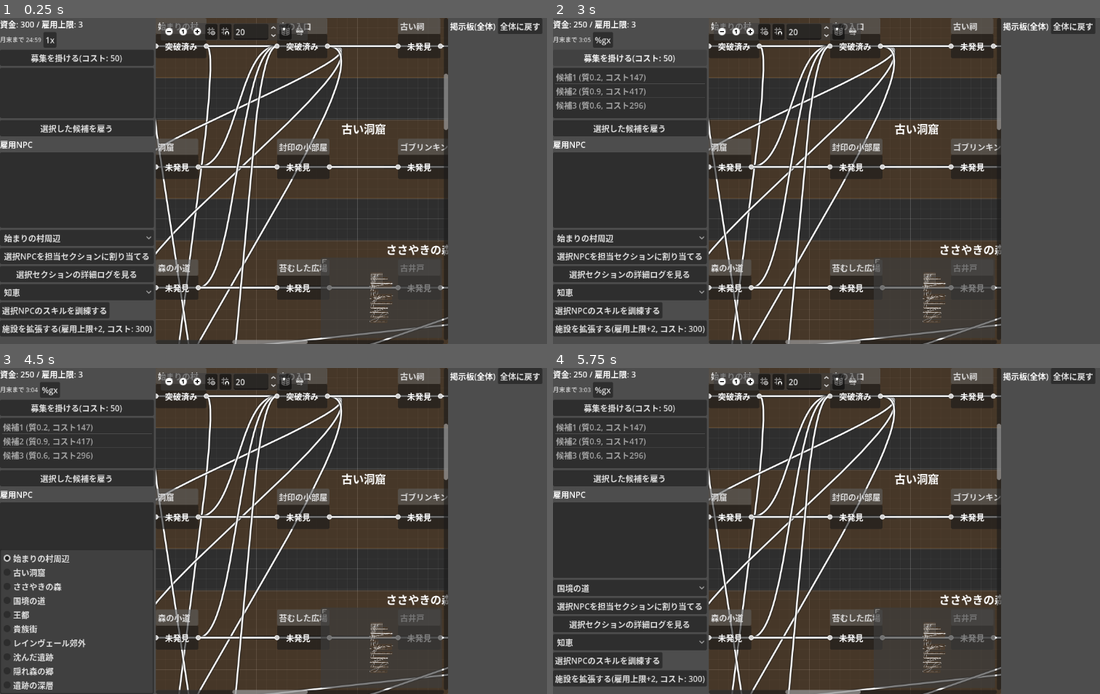
Above: before the commit, frames 1-4 (two rows, left to right).
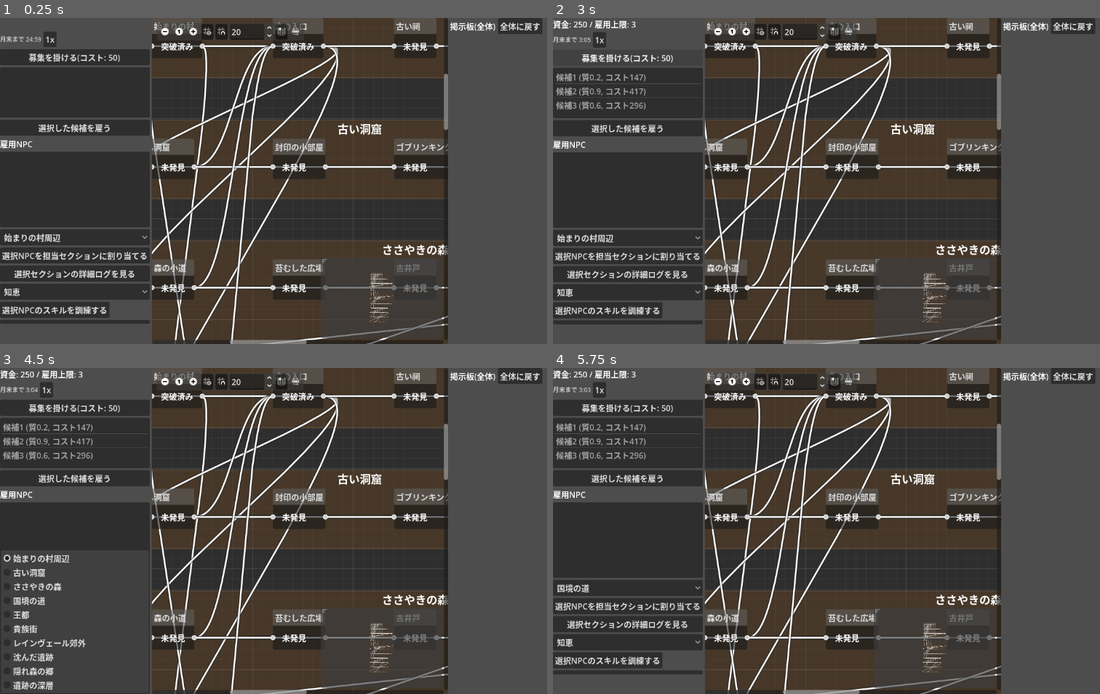
Above: after the commit, the same moments.

Repository: theronium/WorldSeeker
Game: Godot game, scene res://scenes/main.tscn
Two runs of this game, one before a commit and one after it. Both use one fixed random seed, a clock stepped at 60 frames per second and the inputs below.
Inputs:
- Up to frame 1 (0.25 s): no input
- Up to frame 2 (3 s): click "1x" at 0.5 s; click "%gx" (after the commit: "1x") at 1.25 s; click "%gx" (after the commit: "1x") at 2 s; click "募集を掛ける(コスト: 50)" at 2.75 s
- Up to frame 3 (4.5 s): click "選択した候補を雇う" at 3.5 s; click "始まりの村周辺" at 4.25 s
- Up to frame 4 (5.75 s): click "選択NPCを担当セクションに割り当てる" at 5 s

The runs differ from the first frame. In frame 1, 13% of the frame differs, in the area x 0-82%, y 0-100%; in frame 2, 11%; in frame 3, 9.4%; in frame 4, 11%.
Error after the commit: Parse Error: Could not find type "SQLite" in the current scope. (res://scripts/save_system.gd:20)

Commit message:
Migrate save/load from JSON to GDSQLite
Adds the godot-sqlite GDExtension (Windows x86_64 binaries only, to
keep the repo lean) and rewrites save_system.gd to persist play state
in a proper SQLite schema instead of a hand-rolled JSON file: meta
(scalars), npcs/npc_traits/npc_skills/npc_inventory (normalized, no
JSON blobs), world_progress, and board_entries/board_threads/
board_thread_entries. Each save clears and re-inserts inside a
transaction. Reuses the save_state()/load_state() accessors added in
the previous JSON-based commit unchanged, since those already decouple
the domain objects (Npcs/WorldMap/Board) from the storage format.

Scope: only the save-state persistence design.md 8.2 describes is
migrated. The static world content in world_data.gd (8.1) and the
unimplemented replay action log stay as future work.

Verified with a multi-NPC, multi-section in-place simulation (bloodline
traits, inventory, skill levels, world progress, and board threads all
round-trip exactly through save/load), then reverted the diagnostic
code. Confirmed clean headless compile before and after.

Co-Authored-By: Claude Sonnet 5 <noreply@anthropic.com>

Diff:
--- a/godot/project.godot
+++ b/godot/project.godot
@@ -14,6 +14,10 @@
 run/main_scene="res://scenes/main.tscn"
 config/features=PackedStringArray("4.7", "Forward Plus")
 
+[editor_plugins]
+
+enabled=PackedStringArray("res://addons/godot-sqlite/plugin.cfg")
+
 [autoload]
 
 TimeSystem="*res://scripts/time_system.gd"
--- a/godot/scripts/save_system.gd
+++ b/godot/scripts/save_system.gd
@@ -1,46 +1,179 @@
 extends Node
-# ワールドの進行状態を保存・復元する。GDSQLite移行までの暫定としてJSONファイル保存
-# を使う(docs/design.md 10章)。GodotのJSON.parse_stringは数値を必ずfloatで返し、
-# Dictionaryキーも全て文字列になるため、int型で使っている値/キーは明示的に復元する。
+# ワールドの進行状態をSQLite(addons/godot-sqlite)で保存・復元する(docs/design.md 8.2/10章)。
+#
+# 保存対象は「プレイ進行状態」のみ(資金・NPC名簿・ワールド探索の発見/突破状態・掲示板ログ)。
+# ワールドスキーマそのもの(エリア/セクション/フロア/ゲート/イベント台本の定義)は
+# 引き続き`world_data.gd`が開発時コンテンツとして担当する(design.md 8.1の想定通り、
+# 将来そちらをDB化する場合はこのファイルとは別のテーブル/読み込み経路になる)。
+#
+# 保存のたびに全テーブルをDELETEしてから現在の状態を丸ごと再INSERTする(差分更新はしない)。
+# npc_id/skillなどint型のキーはSQLiteのINTEGERカラムに素のint/floatとしてバインドしており、
+# JSON保存で問題になった「数値が全てfloat化・キーが全て文字列化される」事象は発生しない。
 
-const SAVE_PATH := "user://worldseeker_save.json"
+const SAVE_PATH := "user://worldseeker_save.sqlite"
+
+const TABLES := [
+	"meta", "npcs", "npc_traits", "npc_skills", "npc_inventory",
+	"world_progress", "board_entries", "board_threads", "board_thread_entries",
+]
+
+func _ensure_schema(db: SQLite) -> void:
+	db.query("CREATE TABLE IF NOT EXISTS meta (key TEXT PRIMARY KEY, value)")
+	db.query("""CREATE TABLE IF NOT EXISTS npcs (
+		id INTEGER PRIMARY KEY, name TEXT, hp REAL, max_hp REAL, status INTEGER,
+		assigned_section TEXT, combat_hp_threshold REAL, combat_action INTEGER, recovering_until_day INTEGER
+	)""")
+	db.query("CREATE TABLE IF NOT EXISTS npc_traits (npc_id INTEGER, trait_key TEXT, trait_value TEXT, PRIMARY KEY (npc_id, trait_key))")
+	db.query("CREATE TABLE IF NOT EXISTS npc_skills (npc_id INTEGER, skill INTEGER, level INTEGER, exp INTEGER, PRIMARY KEY (npc_id, skill))")
+	db.query("CREATE TABLE IF NOT EXISTS npc_inventory (npc_id INTEGER, item_id TEXT, PRIMARY KEY (npc_id, item_id))")
+	db.query("CREATE TABLE IF NOT EXISTS world_progress (node_id TEXT PRIMARY KEY, found INTEGER, passed INTEGER)")
+	db.query("CREATE TABLE IF NOT EXISTS board_entries (seq INTEGER PRIMARY KEY AUTOINCREMENT, day INTEGER, text TEXT, importance INTEGER, source TEXT)")
+	db.query("CREATE TABLE IF NOT EXISTS board_threads (thread_id TEXT PRIMARY KEY, title TEXT)")
+	db.query("CREATE TABLE IF NOT EXISTS board_thread_entries (seq INTEGER PRIMARY KEY AUTOINCREMENT, thread_id TEXT, day INTEGER, text TEXT, importance INTEGER, source TEXT)")
 
 func save_game() -> void:
-	var data := {
+	var db := SQLite.new()
+	db.path = SAVE_PATH
+	if not db.open_db():
+		return
+	_ensure_schema(db)
+	db.query("BEGIN TRANSACTION")
+	for table in TABLES:
+		db.query("DELETE FROM %s" % table)
+
+	var meta := {
 		"funds": Economy.funds,
 		"employ_cap": Economy.employ_cap,
 		"facility_level": Economy.facility_level,
 		"current_day": TimeSystem.current_day,
 		"current_month": TimeSystem.current_month,
-		"is_paused": TimeSystem.is_paused,
+		"is_paused": 1 if TimeSystem.is_paused else 0,
 		"speed_multiplier": TimeSystem.speed_multiplier,
-		"npcs": Npcs.save_state(),
-		"board": Board.save_state(),
-		"world_progress": WorldMap.save_progress(),
 	}
-	var file := FileAccess.open(SAVE_PATH, FileAccess.WRITE)
-	if file == null:
-		return
-	file.store_string(JSON.stringify(data))
+	var npc_data: Dictionary = Npcs.save_state()
+	meta["npc_next_id"] = npc_data["next_id"]
+	for key in meta.keys():
+		db.query_with_bindings("INSERT INTO meta (key, value) VALUES (?, ?)", [key, meta[key]])
+
+	var roster: Dictionary = npc_data["roster"]
+	for npc_id in roster.keys():
+		var npc: Dictionary = roster[npc_id]
+		db.query_with_bindings(
+			"""INSERT INTO npcs (id, name, hp, max_hp, status, assigned_section, combat_hp_threshold, combat_action, recovering_until_day)
+			VALUES (?, ?, ?, ?, ?, ?, ?, ?, ?)""",
+			[npc_id, npc["name"], npc["hp"], npc["max_hp"], npc["status"], npc["assigned_section"],
+				npc["combat_policy"]["hp_threshold"], npc["combat_policy"]["action"], npc["recovering_until_day"]])
+		for trait_key in npc["innate_traits"].keys():
+			db.query_with_bindings("INSERT INTO npc_traits (npc_id, trait_key, trait_value) VALUES (?, ?, ?)",
+				[npc_id, trait_key, npc["innate_traits"][trait_key]])
+		for skill in npc["skills"].keys():
+			var entry: Dictionary = npc["skills"][skill]
+			db.query_with_bindings("INSERT INTO npc_skills (npc_id, skill, level, exp) VALUES (?, ?, ?, ?)",
+				[npc_id, skill, entry["level"], entry["exp"]])
+		for item_id in npc["inventory"]:
+			db.query_with_bindings("INSERT INTO npc_inventory (npc_id, item_id) VALUES (?, ?)", [npc_id, item_id])
+
+	var progress: Dictionary = WorldMap.save_progress()
+	for node_id in progress.keys():
+		var state: Dictionary = progress[node_id]
+		db.query_with_bindings("INSERT INTO world_progress (node_id, found, passed) VALUES (?, ?, ?)",
+			[node_id, 1 if state["found"] else 0, 1 if state["passed"] else 0])
+
+	var board_data: Dictionary = Board.save_state()
+	for entry in board_data["entries"]:
+		db.query_with_bindings("INSERT INTO board_entries (day, text, importance, source) VALUES (?, ?, ?, ?)",
+			[entry["day"], entry["text"], entry["importance"], entry["source"]])
+	var threads: Dictionary = board_data["threads"]
+	for thread_id in threads.keys():
+		var thread: Dictionary = threads[thread_id]
+		db.query_with_bindings("INSERT INTO board_threads (thread_id, title) VALUES (?, ?)", [thread_id, thread["title"]])
+		for entry in thread["entries"]:
+			db.query_with_bindings(
+				"INSERT INTO board_thread_entries (thread_id, day, text, importance, source) VALUES (?, ?, ?, ?, ?)",
+				[thread_id, entry["day"], entry["text"], entry["importance"], entry["source"]])
+
+	db.query("COMMIT")
+	db.close_db()
 
 func load_game() -> bool:
 	if not FileAccess.file_exists(SAVE_PATH):
 		return false
-	var file := FileAccess.open(SAVE_PATH, FileAccess.READ)
-	if file == null:
+	var db := SQLite.new()
+	db.path = SAVE_PATH
+	if not db.open_db():
 		return false
-	var data = JSON.parse_string(file.get_as_text())
-	if data == null:
+	_ensure_schema(db)
+
+	db.query("SELECT key, value FROM meta")
+	var meta := {}
+	for row in db.query_result:
+		meta[String(row["key"])] = row["value"]
+	if meta.is_empty():
+		db.close_db()
 		return false
 
-	Economy.funds = int(data["funds"])
-	Economy.employ_cap = int(data["employ_cap"])
-	Economy.facility_level = int(data["facility_level"])
-	TimeSystem.current_day = int(data["current_day"])
-	TimeSystem.current_month = int(data["current_month"])
-	TimeSystem.is_paused = data.get("is_paused", false)
-	TimeSystem.speed_multiplier = data.get("speed_multiplier", 1.0)
-	Npcs.load_state(data.get("npcs", {}))
-	Board.load_state(data.get("board", {}))
-	WorldMap.load_progress(data.get("world_progress", {}))
+	Economy.funds = int(meta.get("funds", Economy.funds))
+	Economy.employ_cap = int(meta.get("employ_cap", Economy.employ_cap))
+	Economy.facility_level = int(meta.get("facility_level", Economy.facility_level))
+	TimeSystem.current_day = int(meta.get("current_day", TimeSystem.current_day))
+	TimeSystem.current_month = int(meta.get("current_month", TimeSystem.current_month))
+	TimeSystem.is_paused = bool(int(meta.get("is_paused", 0)))
+	TimeSystem.speed_multiplier = float(meta.get("speed_multiplier", 1.0))
+
+	var roster := {}
+	db.query("SELECT * FROM npcs")
+	for row in db.query_result:
+		var npc_id: int = int(row["id"])
+		roster[npc_id] = {
+			"name": String(row["name"]),
+			"hp": row["hp"],
+			"max_hp": row["max_hp"],
+			"status": int(row["status"]),
+			"assigned_section": String(row["assigned_section"]),
+			"combat_policy": {"hp_threshold": row["combat_hp_threshold"], "action": int(row["combat_action"])},
+			"recovering_until_day": int(row["recovering_until_day"]),
+			"innate_traits": {},
+			"skills": {},
+			"inventory": [],
+		}
+	db.query("SELECT * FROM npc_traits")
+	for row in db.query_result:
+		var npc_id: int = int(row["npc_id"])
+		if roster.has(npc_id):
+			roster[npc_id]["innate_traits"][String(row["trait_key"])] = String(row["trait_value"])
+	db.query("SELECT * FROM npc_skills")
+	for row in db.query_result:
+		var npc_id: int = int(row["npc_id"])
+		if roster.has(npc_id):
+			roster[npc_id]["skills"][int(row["skill"])] = {"level": int(row["level"]), "exp": int(row["exp"])}
+	db.query("SELECT * FROM npc_inventory")
+	for row in db.query_result:
+		var npc_id: int = int(row["npc_id"])
+		if roster.has(npc_id):
+			roster[npc_id]["inventory"].append(String(row["item_id"]))
+	Npcs.load_state({"next_id": int(meta.get("npc_next_id", 1)), "roster": roster})
+
+	var progress := {}
+	db.query("SELECT * FROM world_progress")
+	for row in db.query_result:
+		progress[String(row["node_id"])] = {"found": bool(row["found"]), "passed": bool(row["passed"])}
+	WorldMap.load_progress(progress)
+
+	var entries := []
+	db.query("SELECT day, text, importance, source FROM board_entries ORDER BY seq")
+	for row in db.query_result:
+		entries.append({"day": row["day"], "text": String(row["text"]), "importance": row["importance"], "source": String(row["source"])})
+	var threads := {}
+	db.query("SELECT thread_id, title FROM board_threads")
+	for row in db.query_result:
+		var thread_id: String = String(row["thread_id"])
+		threads[thread_id] = {"id": thread_id, "title": String(row["title"]), "entries": []}
+	db.query("SELECT thread_id, day, text, importance, source FROM board_thread_entries ORDER BY seq")
+	for row in db.query_result:
+		var thread_id: String = String(row["thread_id"])
+		if threads.has(thread_id):
+			threads[thread_id]["entries"].append({"day": row["day"], "text": String(row["text"]), "importance": row["importance"], "source": String(row["source"])})
+	Board.load_state({"entries": entries, "threads": threads})
+
+	db.close_db()
 	return true
Not shown, added: godot/addons/godot-sqlite/gdsqlite.gdextension.uid
Not shown, added: godot/addons/godot-sqlite/godot-sqlite.gd
Not shown, added: godot/addons/godot-sqlite/godot-sqlite.gd.uid
Not shown, added: godot/addons/godot-sqlite/plugin.cfg
Not shown, added: godot/scripts/event_dialogue.gd.uid
Not shown, added: godot/scripts/exploration.gd.uid
Not shown, added: godot/scripts/items.gd.uid
Not shown, added: godot/scripts/world_data.gd.uid
Not shown, changed: docs/HANDOFF.md
Not shown, changed: docs/design.md
Not shown, added: godot/addons/godot-sqlite/LICENSE.md
Not shown, added: godot/addons/godot-sqlite/bin/libgdsqlite.windows.template_debug.x86_64.dll
(and 2 more such lines)
